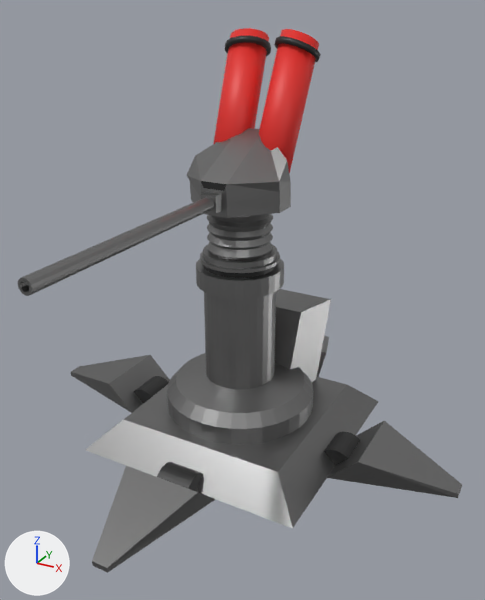
One commit to the Blender file Assets/Models/Environment/Scenes/MARL/MARL_turretAnchored.blend: the scene before it, then after it.
The view is the same before and after, from a 50 mm lens placed at (1.278, -2.303, 1.784), pointed at (0.075, -0.116, 0.69). Every picture has the same lights, and +X, +Y and +Z are marked at lower left.

Before the edit, the objects in view are built like this:
```python
me_circle = bpy.data.meshes.new('Circle')
me_circle.from_pydata(...)  # 64 vertices, 36 faces; spans x -0.986..-0.796, y 0.009..0.357, z 0.959..1.574
me_circle.polygons.foreach_set('use_smooth', [True] * 36)
# faces by material slot: [18, 18]
me_circle.materials.append(mat_dark)  # black #232323
me_circle.materials.append(mat_tube)  # red #e72b25
me_cylinder = bpy.data.meshes.new('Cylinder')
me_cylinder.from_pydata(...)  # 320 vertices, 290 faces; spans x -0.33..0.33, y -0.33..0.33, z 0.125..0.818
# faces by material slot: [33, 257]
me_cylinder.materials.append(mat_dark)  # black #232323
me_cylinder.materials.append(mat_light)  # grey #919191
me_cylinder_001 = bpy.data.meshes.new('Cylinder.001')
me_cylinder_001.from_pydata(...)  # 512 vertices, 482 faces; spans x -0.166..0.166, y -0.166..0.166, z 0.818..1.066
# faces by material slot: [33, 449]
me_cylinder_001.materials.append(mat_dark)  # black #232323
me_cylinder_001.materials.append(mat_light)  # grey #919191
ob_neck = bpy.data.objects.new('Neck', me_cylinder)
ob_neck.location = (0.0, 0.0, 0.0)
ob_neckupper = bpy.data.objects.new('NeckUpper', me_cylinder_001)
ob_neckupper.location = (0.0, 0.0, 0.0)
ob_tube = bpy.data.objects.new('Tube', me_circle)
ob_tube.location = (1.0, 0.0, 0.125)
_m = ob_tube.modifiers.new('Mirror', 'MIRROR')
_m.use_axis = (False, True, False)
_m.mirror_object = ob_base
# also in view: 'Claws' at (0.0, 0.0, 0.062); 'Rifle' at (0.002, -0.477, 1.195); 'Cube' at (0.0, 0.297, 0.258)
```
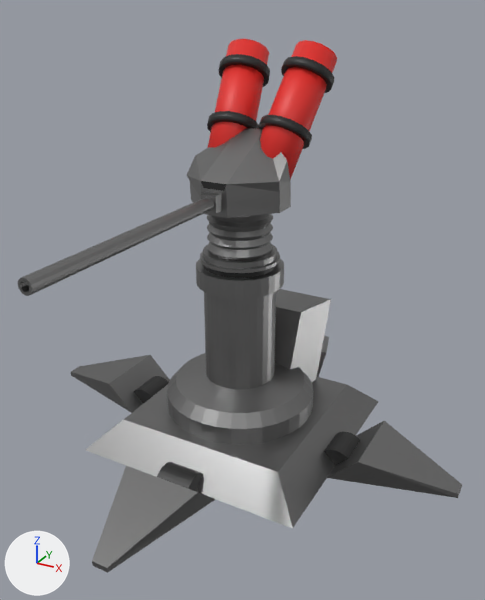
Boxes [x1, y1, x2, y2] around the edits, measured in the pictures (485 x 600 px):
```json
{"object": "Tube", "change": "reshaped, moved, turned", "before": [213, 28, 321, 174], "after": [207, 39, 337, 180]}
{"object": "Brace", "change": "added", "after": [207, 54, 335, 149], "on screen": "black"}
{"part": 1, "of": "me_circle", "change": "added", "after": [207, 39, 337, 180], "on screen": "red"}
{"part": 2, "of": "me_circle", "change": "deleted", "before": [213, 28, 319, 174], "on screen": "red"}
{"part": 3, "of": "me_circle", "change": "deleted", "before": [225, 36, 321, 62], "on screen": "black"}
```

Scene script edits in JSON lines:
```json
{"block": "me_circle", "where": "me_circle.from_pydata(...)  # 64 vertices, 36 faces; spans x -0.986..-0.796, y 0.009..0.357, z 0.959..1.574"}
{"block": "me_circle", "where": "# used by ob_tube; location = (1.0, 0.0, 0.125)"}
{"op": "remove", "block": "me_circle", "code": "me_circle.materials.append(mat_dark)  # black #232323"}
{"block": "me_circle", "change": "me_circle part 1: a new loose piece, a 16-sided cylinder along z spanning x -0.088..0.088, y -0.088..0.088, z 0.0..0.557, in mat_tube (red #e72b25)"}
{"block": "me_circle", "change": "me_circle part 2: the loose piece of 32 vertices spanning x -0.986..-0.81, y 0.009..0.357, z 0.959..1.574 is deleted"}
{"block": "me_circle", "change": "me_circle part 3: the loose piece of 32 vertices spanning x -0.984..-0.796, y 0.178..0.356, z 1.447..1.549 is deleted"}
{"op": "add", "block": "me_circle_003", "code": ["me_circle_003 = bpy.data.meshes.new('Circle.003')", "me_circle_003.from_pydata(...)  # a 16-sided cylinder along z spanning x -0.108..0.108, y -0.108..0.108, z 0.44..0.475; a 16-sided cylinder along z spanning x -0.108..0.108, y -0.108..0.108, z 0.19..0.225", "for i in [*range(0, 16), *range(18, 34)]: me_circle_003.polygons[i].use_smooth = True", "me_circle_003.materials.append(mat_dark)  # black #232323"]}
{"op": "set", "path": "ob_tube.location", "old": "(1.0, 0.0, 0.125)", "new": "(0.0966, 0.041, 1.151)"}
{"op": "set", "path": "ob_tube.rotation_euler", "old": "(0.0, 0.0, 0.0)", "new": "(-0.314, 0.535, 0.821)", "note": "degrees (0, 0, 0) -> degrees (-18, 31, 47)"}
{"op": "add", "block": "ob_brace", "code": ["ob_brace = bpy.data.objects.new('Brace', me_circle_003)", "ob_brace.parent = ob_tubes", "ob_brace.matrix_parent_inverse = Matrix(((1.0, 0.0, 0.0, 0.0), (0.0, 1.0, 0.0, 0.0), (0.0, 0.0, 1.0, -0.125), (0.0, 0.0, 0.0, 1.0)))", "ob_brace.location = (0.0966, 0.041, 1.151)", "ob_brace.rotation_euler = (-0.314, 0.535, 0.821)  # degrees (-18, 31, 47)", "_m = ob_brace.modifiers.new('Mirror', 'MIRROR')", "_m.mirror_object = ob_neck"]}
```
